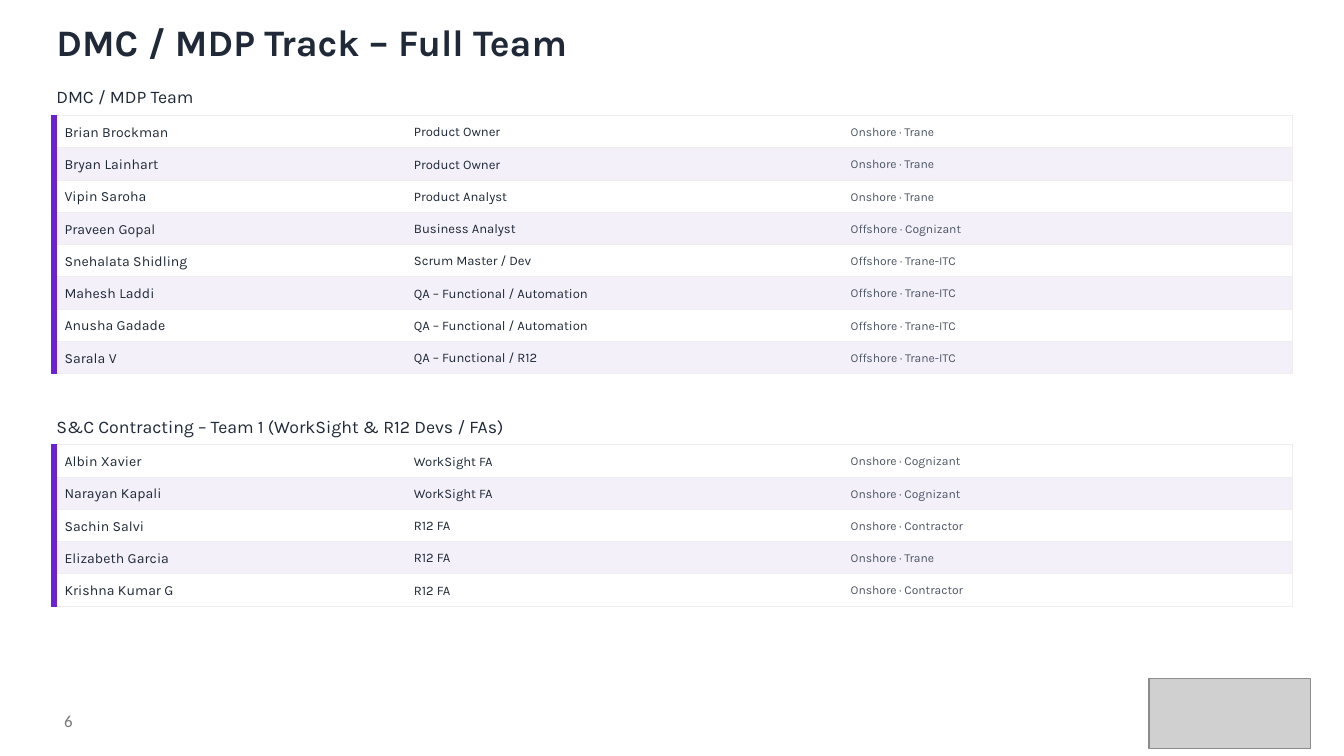
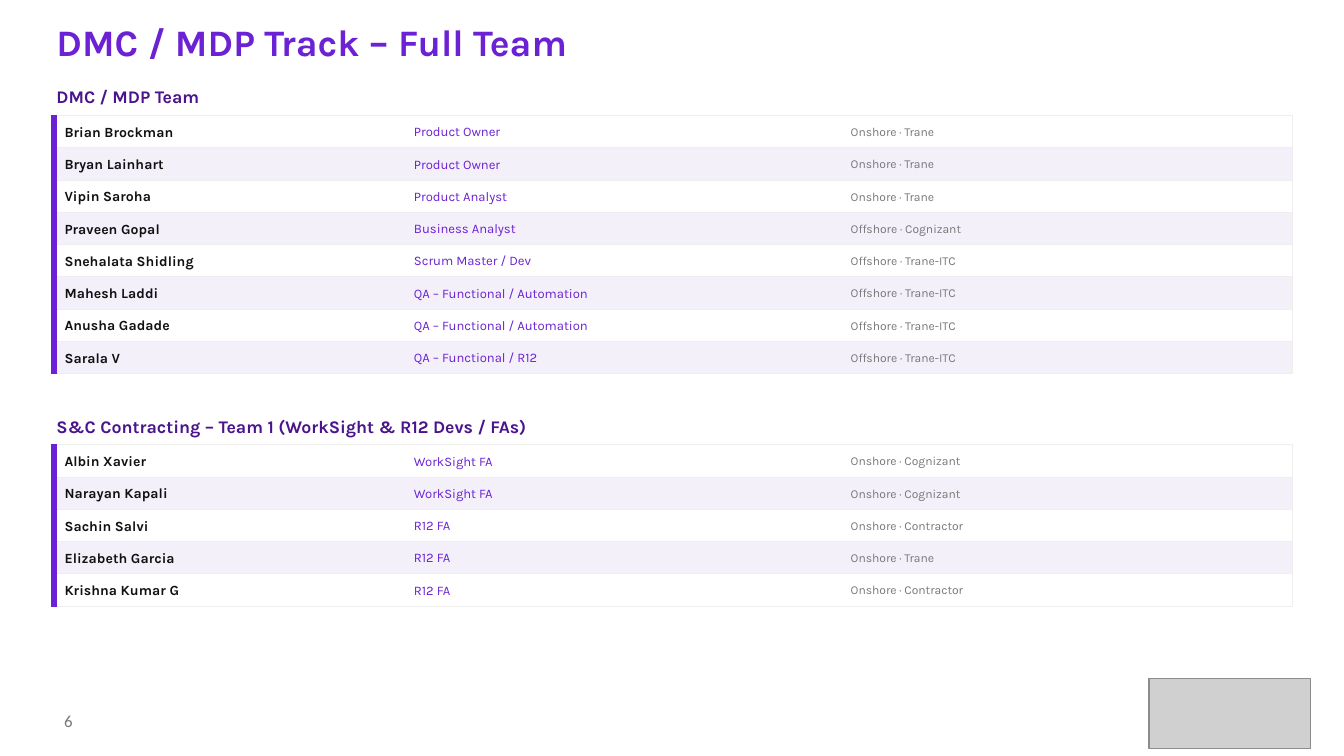
Before and after one commit to Sagar-konkanagaon/ETL__ASSIGNMENT, a slide deck: slide 6 of CHVAC_QA_Onboarding_Updated (1).pptx. Drawn at 1344x756 pixels with LibreOffice and Linux fonts; fonts in the diff are those of the drawing; grey boxes stand for pictures. Boxes give left, top, right and bottom in pixels: in the first picture for what was removed or moved away, otherwise in the second. Text is boxed around its words. In the diff, an @@ line names an element or a change of style, - is before the commit and + after.

```diff
--- a/CHVAC_QA_Onboarding_Updated (1).pptx
+++ b/CHVAC_QA_Onboarding_Updated (1).pptx
@@ text "DMC / MDP Team" at <box>56,91,199,104</box>: text colour #1F2937 to #4A148C, bold on @@
@@ text "S&C Contracting – Team 1 ..." at <box>56,420,526,438</box>: text colour #1F2937 to #4A148C, bold on @@
@@ text colour #1F2937 to #111111, bold on in 13 elements at <box>65,127,173,137</box>, <box>65,159,164,173</box>, <box>65,191,151,205</box>, <box>65,224,160,238</box>, <box>65,256,194,270</box>, <box>65,288,158,298</box>, <box>65,320,170,331</box>, <box>65,353,120,363</box>, <box>65,456,146,466</box>, <box>65,488,167,502</box>, <box>65,521,148,531</box>, <box>65,553,175,563</box>, <box>65,585,179,596</box> @@
@@ text colour #1F2937 to #6B21D4 in 14 elements at <box>56,30,567,57</box>, <box>414,127,500,136</box>, <box>414,160,500,169</box>, <box>414,192,507,204</box>, <box>414,224,516,236</box>, <box>414,256,531,265</box>, <box>414,289,587,300</box>, <box>414,321,587,332</box>, <box>414,353,537,364</box>, <box>414,457,493,470</box>, <box>414,489,493,501</box>, <box>414,521,451,530</box>, <box>414,553,451,562</box>, <box>414,586,451,595</box> @@
@@ text colour #4B5563 to #777777 in 13 elements at <box>851,128,934,136</box>, <box>851,160,934,168</box>, <box>851,193,934,201</box>, <box>851,225,961,236</box>, <box>851,257,956,265</box>, <box>851,289,956,297</box>, <box>851,322,956,330</box>, <box>851,354,956,362</box>, <box>851,457,960,468</box>, <box>851,490,960,501</box>, <box>851,522,963,530</box>, <box>851,554,934,562</box>, <box>851,586,963,594</box> @@
```
Also in this commit, not shown: 4 other slides changed.
